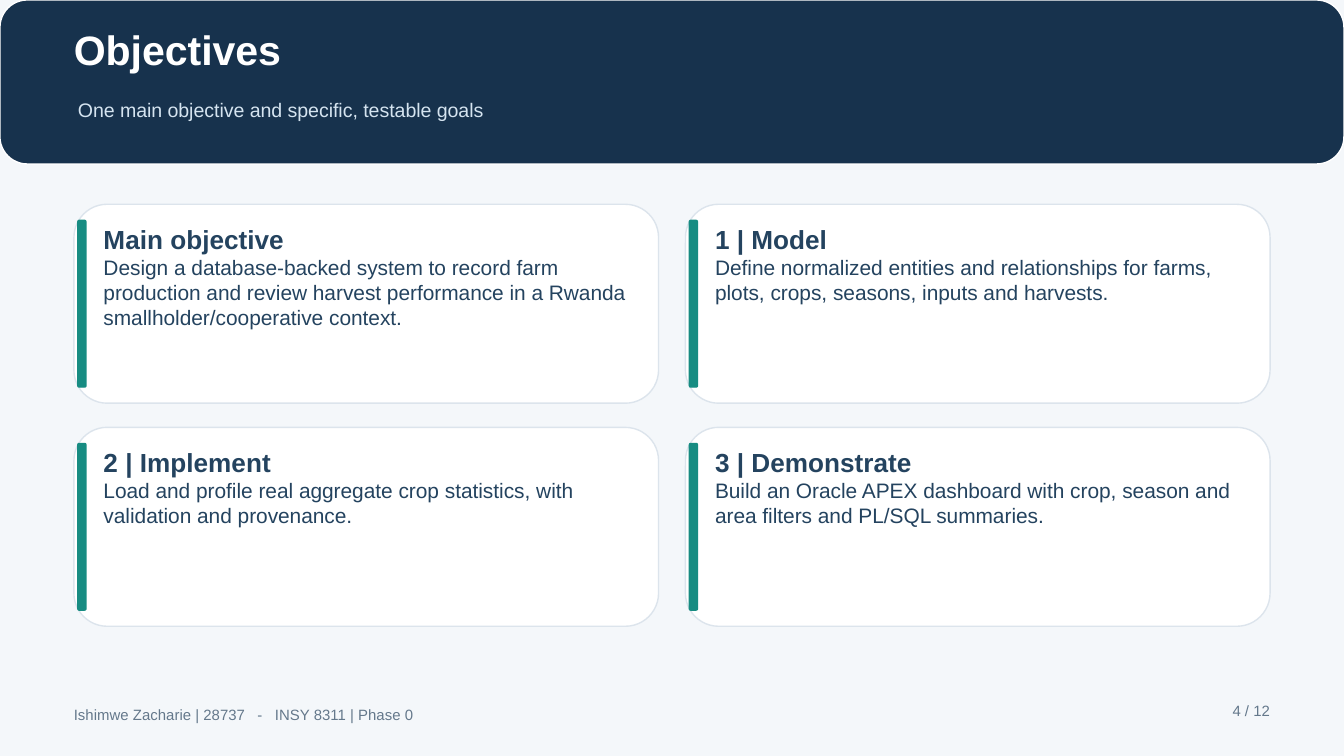
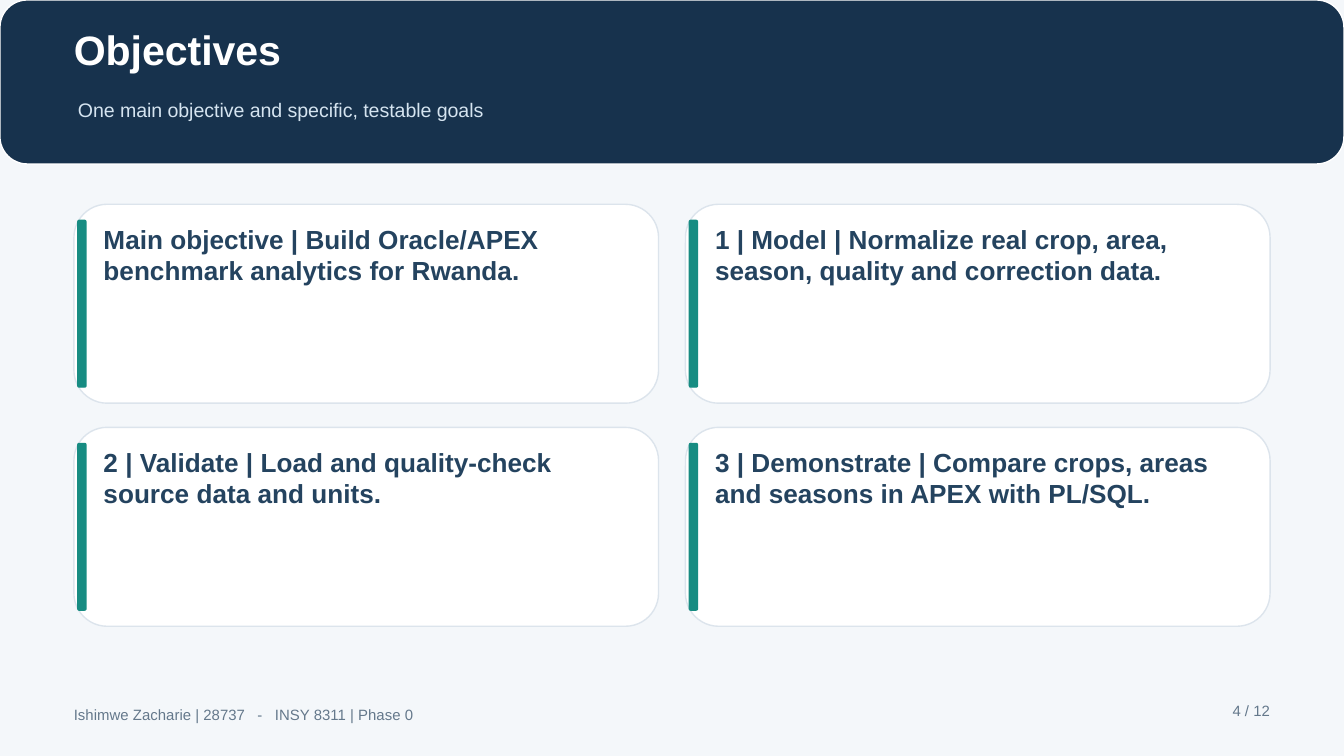
Before and after one commit to ishimwezacharie1-netizen/ishimwe_28737_agri_harvest, a slide deck: slide 4 of docs/presentation/Phase0_Presentation.pptx. Drawn at 1344x756 pixels with LibreOffice and Linux fonts; fonts in the diff are those of the drawing. Boxes give left, top, right and bottom in pixels: in the first picture for what was removed or moved away, otherwise in the second. Text is boxed around its words. In the diff, an @@ line names an element or a change of style, - is before the commit and + after.

```diff
--- a/docs/presentation/Phase0_Presentation.pptx
+++ b/docs/presentation/Phase0_Presentation.pptx
@@ text at <box>103,230,538,286</box>: text changed; size 11.2 to 14 pt; bold on @@
-Main objective
-Design a database-backed system to record farm production and review harvest performance in a Rwanda smallholder/cooperative context.
+Main objective | Build Oracle/APEX benchmark analytics for Rwanda.
@@ text at <box>715,230,1167,286</box>: text changed; size 11.2 to 14 pt; bold on @@
-1 | Model
-Define normalized entities and relationships for farms, plots, crops, seasons, inputs and harvests.
+1 | Model | Normalize real crop, area, season, quality and correction data.
@@ text at <box>103,453,551,504</box>: text changed; size 11.2 to 14 pt; bold on @@
-2 | Implement
-Load and profile real aggregate crop statistics, with validation and provenance.
+2 | Validate | Load and quality-check source data and units.
@@ text at <box>715,453,1208,508</box>: text changed; size 11.2 to 14 pt; bold on @@
-3 | Demonstrate
-Build an Oracle APEX dashboard with crop, season and area filters and PL/SQL summaries.
+3 | Demonstrate | Compare crops, areas and seasons in APEX with PL/SQL.
```
Also in this commit, not shown: 10 other slides changed, 6 other files.
